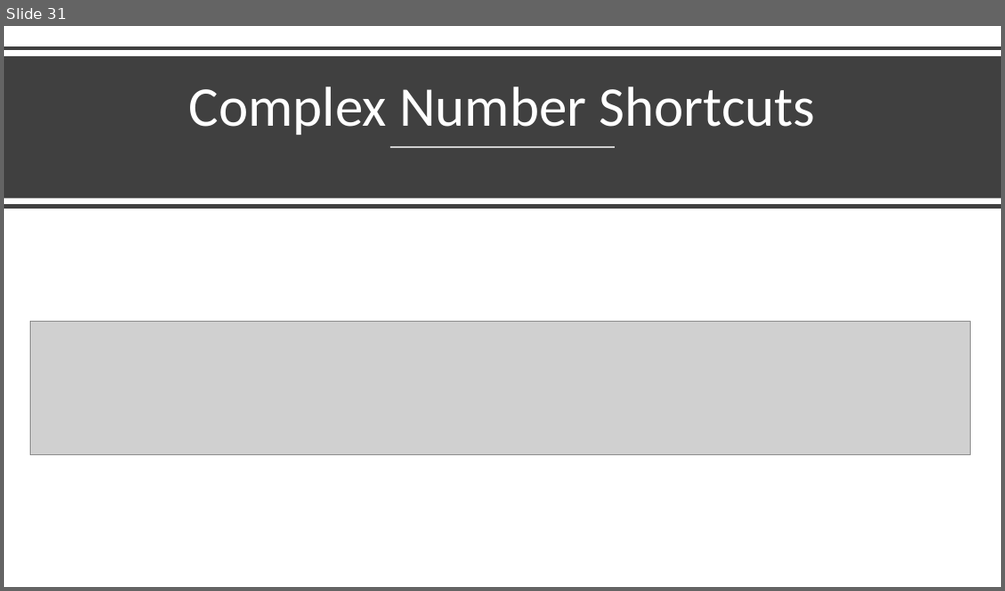
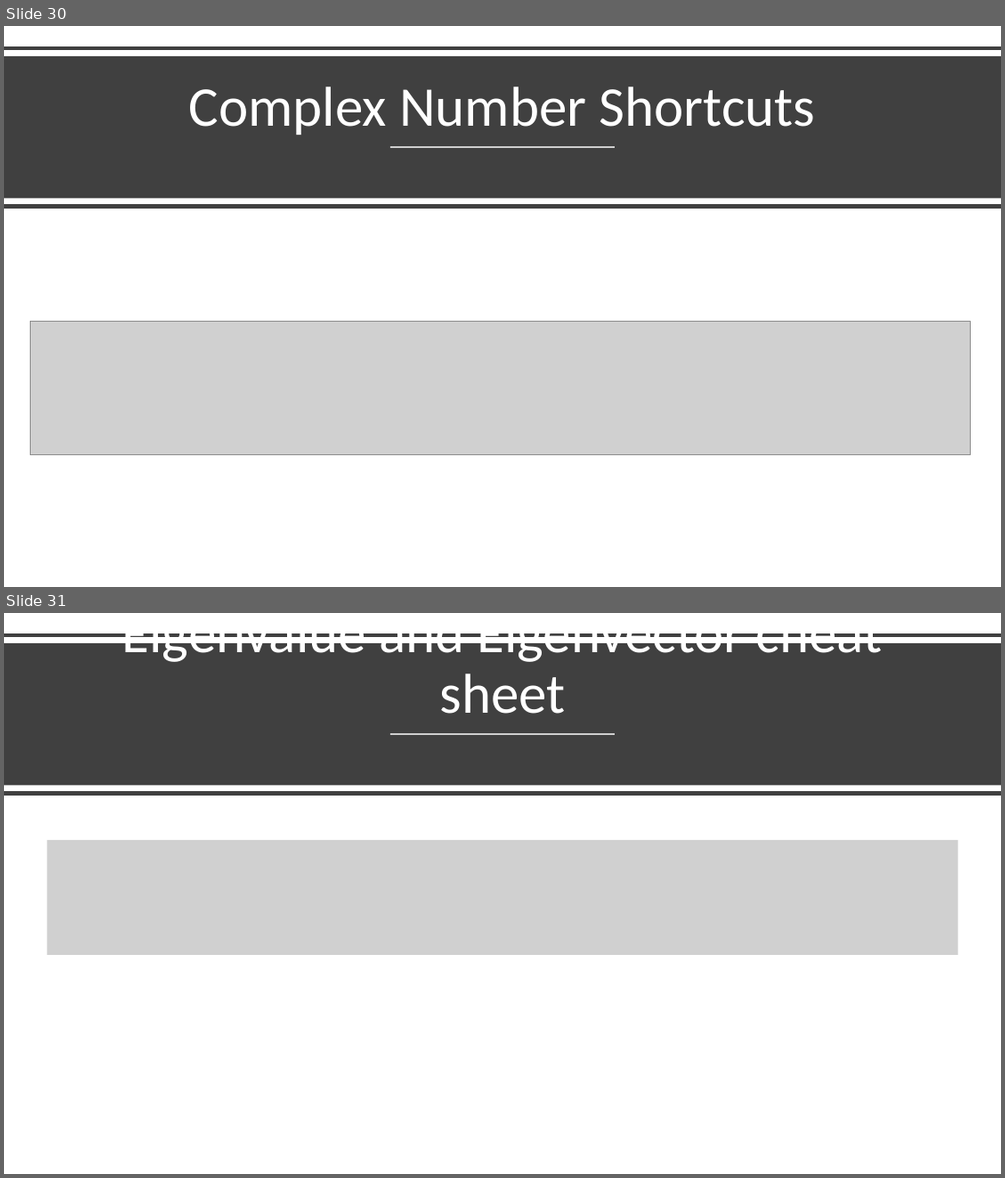
Before and after one commit to Jeffchen54/Linear-Definitions-and-Theorems, a slide deck: Unit 3-4 Theorems.pptx. Shown one above the other, each under a label of ours: slide 31 before the commit, slides 30 and 31 after it. The pictures are 1005x591 and 1005x1178 pixels, drawn with LibreOffice and Linux fonts; fonts in the diff are those of the drawing; grey boxes stand for pictures. Boxes give left, top, right and bottom in pixels: in the first picture for what was removed or moved away, otherwise in the second. Text is boxed around its words. In the diff, an @@ line names an element or a change of style, - is before the commit and + after.

```diff
--- a/Unit 3-4 Theorems.pptx
+++ b/Unit 3-4 Theorems.pptx
@@ slide 31 added at <box>4,613,1001,1174</box>, background #FFFFFF @@
@@ line added from (4, 635) to (1001, 635), #404040 4 pt @@
@@ title added at <box>122,633,882,714</box>, 54 pt, text #FFFFFF @@
+Eigenvalue and Eigenvector cheat sheet
@@ rectangle added at <box>4,643,1001,785</box>, fill #404040 @@
@@ line added from (390, 734) to (615, 734), #FFFFFF 1.5 pt @@
@@ line added from (4, 793) to (1001, 793), #404040 4 pt @@
@@ picture added at <box>48,840,958,955</box> @@
@@ what was slide 31 is now slide 30 @@
```
Also in this commit, not shown: 1 slide removed.
